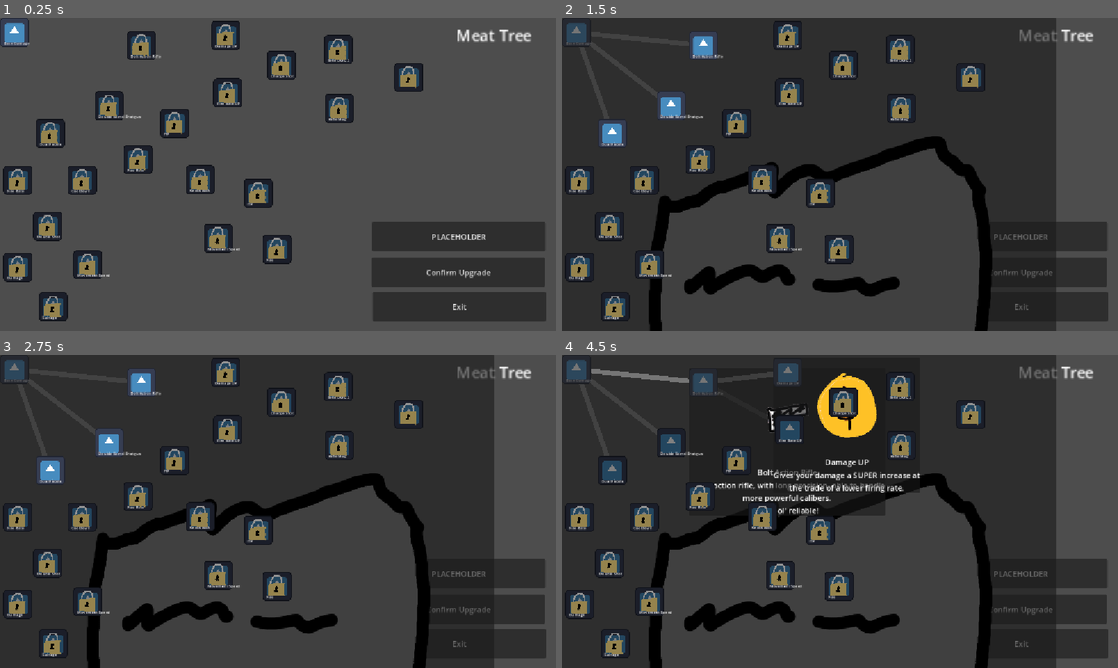
Above: before the commit, frames 1-4 (two rows, left to right).
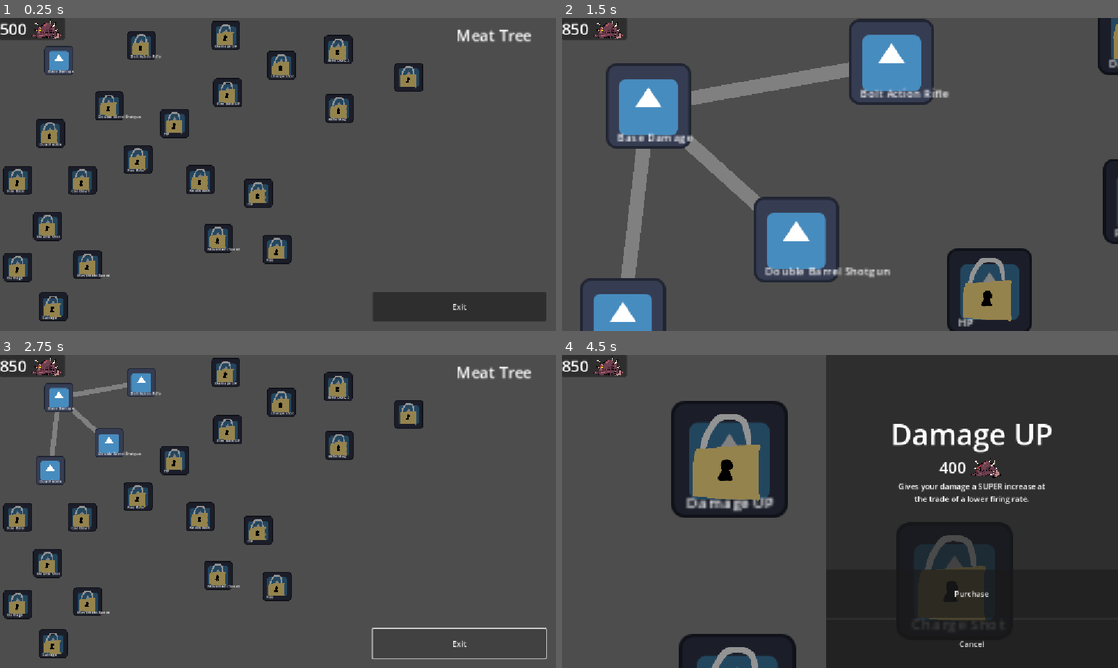
Above: after the commit, the same moments.

Repository: gmuGADIG/DEADSHOT
Game: Godot game, scene res://menu/skill_tree/skill_tree.tscn
The game is run twice, just before and just after one commit, with the same random seed, the same clock (stepped at 60 frames per second) and the same inputs. This scene is started directly instead of the project's main scene. The engine's default icon, where the game draws it, is replaced by a stand-in: a white triangle on a blue panel in a dark square.
Inputs (mouse positions are in pixels of both pictures, inside the frame that each line leads up to):
- Up to frame 1 (0.25 s): no input
- Up to frame 2 (1.5 s): click "Base Damage" at 0.5 s; click (973, 255) at 1.25 s, where only the run after the commit has a clickable "Purchase"
- Up to frame 3 (2.75 s): click "PLACEHOLDER" (after the commit: "Exit") at 2 s
- Up to frame 4 (4.5 s): click "Bolt Action Rifle" at 2.75 s; click (973, 642) at 3.5 s, where only the run after the commit has a clickable "Cancel"; click "Damage UP" at 4.25 s

The runs differ from the first frame. In frame 1, 6.9% of the frame differs, in the area x 0-98%, y 0-86%; in frame 2, 69%, in the area x 0-100%, y 0-100%; in frame 3, 56%; in frame 4, 60%.

Commit message:
Skill Popup & Selection

Diff:
--- a/menu/skill_tree/skill_button.gd
+++ b/menu/skill_tree/skill_button.gd
@@ -1,7 +1,9 @@
 extends TextureButton
 class_name Skill_Button
 
-signal purchase_made
+signal skill_pressed(skill_info : SkillDesc, location : Vector2)
+signal purchase_made(skill_uid : SkillSet.SkillUID)
+
 
 enum State{
 	UNSET,
@@ -12,7 +14,7 @@
 }
 
 
-@onready var Skill_Branch : Line2D = $Skill_Branch
+@onready var skill_branch : Line2D = Line2D.new()
 @export var dependencies : Array[Skill_Button]
 @export var itemDesc : SkillDesc
 
@@ -25,32 +27,33 @@
 				self_modulate = Color(1,0,0)
 			State.PURCHASED:
 				self_modulate = Color(1,1,1)
-				$Skill_Branch.default_color = Color(1,1,1)
-				$Skill_Branch.show()
+				skill_branch.default_color = Color(1,1,1)
+				skill_branch.show()
 				$LockIcon.hide()
 			State.AFFORDABLE:
 				self_modulate = Color(1,1,1)
-				$Skill_Branch.default_color = Color(0.5,0.5,0.5)
-				$Skill_Branch.show()
+				skill_branch.default_color = Color(0.5,0.5,0.5)
+				skill_branch.show()
 				$LockIcon.hide()
 			State.UNAFFORDABLE:
 				self_modulate = Color(0.5,0.5,0.5)
-				$Skill_Branch.default_color = Color(0.5,0.5,0.5)
-				$Skill_Branch.show()
+				skill_branch.default_color = Color(0.5,0.5,0.5)
+				skill_branch.show()
 				$LockIcon.hide()
 			State.LOCKED:
 				self_modulate = Color(0.5,0.5,0.5)
-				$Skill_Branch.hide()
+				skill_branch.hide()
 				$LockIcon.show()
 
 func _ready() -> void:
+	%SkillBranches.add_child(skill_branch)
+	#setup_popup()
 	update_purchase_state()
-	hide_popup()
 	$Label.text = itemDesc.skill_name
 	# Fix this, make sure line goes in correct place
 	for child in dependencies:
-		Skill_Branch.add_point(self.global_position + self.size/2)
-		Skill_Branch.add_point(child.global_position + child.size/2)
+		skill_branch.add_point(self.global_position + self.size/2)
+		skill_branch.add_point(child.global_position + child.size/2)
 
 func update_purchase_state() -> void:
 	if SkillSet.has_skill(itemDesc.skill_uid):
@@ -74,7 +77,16 @@
 
 
 func _on_pressed() -> void:
-	show_popup()
+	if Input.is_action_pressed("quick_purchase"):
+		attempt_purchase()
+	else:
+		indent()
+		skill_pressed.emit(self)
+
+
+	#if player level or prev skill is acheived, allow it, or deny it
+
+func attempt_purchase() -> void:
 	match state:
 		State.AFFORDABLE:
 			purchase()
@@ -84,14 +96,12 @@
 		State.PURCHASED:
 			indent()
 
-	#if player level or prev skill is acheived, allow it, or deny it
-
 func purchase() -> void:
 	##TODO: GRANT SKILL
 	print(itemDesc.skill_name)
 	Global.meat_currency -= itemDesc.skill_meat_cost
 	state = State.PURCHASED
-	purchase_made.emit()
+	purchase_made.emit(itemDesc.skill_uid)
 
 func indent() -> void:
 	var tween : Tween = get_tree().create_tween()
@@ -104,11 +114,7 @@
 	tween.tween_property(self,"rotation_degrees",-10, 0.07)
 	tween.tween_property(self,"rotation_degrees",0, 0.07)
 
-func show_popup() -> void:
-	$Skill_Popup.show()
-	$Skill_Popup/VBoxContainer/Name.text = itemDesc.skill_name
-	$Skill_Popup/VBoxContainer/Description.text = itemDesc.skill_description
-	$Skill_Popup/VBoxContainer/TextureRect.texture = itemDesc.skill_image
-
-func hide_popup() -> void:
-	$Skill_Branch.hide()
+#func setup_popup() -> void:
+	#$Skill_Popup/VBoxContainer/Name.text = itemDesc.skill_name
+	#$Skill_Popup/VBoxContainer/Description.text = itemDesc.skill_description
+	#$Skill_Popup/VBoxContainer/TextureRect.texture = itemDesc.skill_image
--- a/menu/skill_tree/skill_button.tscn
+++ b/menu/skill_tree/skill_button.tscn
@@ -1,9 +1,8 @@
-[gd_scene load_steps=5 format=3 uid="uid://7lrs6qjp01ku"]
+[gd_scene load_steps=4 format=3 uid="uid://7lrs6qjp01ku"]
 
 [ext_resource type="Texture2D" uid="uid://bwm425xkr0vcy" path="res://temp_art/icon.svg" id="1_tltrc"]
 [ext_resource type="Script" uid="uid://dnpj3weokw4ps" path="res://menu/skill_tree/skill_button.gd" id="2_k43o4"]
 [ext_resource type="Texture2D" uid="uid://bcudjyrfhmykx" path="res://temp_art/lock.png" id="3_ux1m3"]
-[ext_resource type="PackedScene" uid="uid://bymy1p32wkgqk" path="res://menu/skill_tree/skill_popup.tscn" id="4_tudnr"]
 
 [node name="skillButton" type="TextureButton"]
 custom_minimum_size = Vector2(60, 60)
@@ -35,27 +34,18 @@
 theme_override_font_sizes/font_size = 8
 text = "Skill Name"
 
-[node name="Skill_Branch" type="Line2D" parent="."]
-top_level = true
-z_index = -1
-
 [node name="LockIcon" type="TextureRect" parent="."]
+visible = false
 layout_mode = 1
 anchors_preset = 15
 anchor_right = 1.0
 anchor_bottom = 1.0
 grow_horizontal = 2
 grow_vertical = 2
+mouse_filter = 2
 texture = ExtResource("3_ux1m3")
 expand_mode = 1
 
-[node name="Skill_Popup" parent="." instance=ExtResource("4_tudnr")]
-visible = false
-layout_mode = 0
-anchors_preset = 0
-anchor_right = 0.0
-anchor_bottom = 0.0
-grow_horizontal = 1
-grow_vertical = 1
-
+[connection signal="mouse_entered" from="." to="." method="_on_mouse_entered"]
+[connection signal="mouse_exited" from="." to="." method="_on_mouse_exited"]
 [connection signal="pressed" from="." to="." method="_on_pressed"]
--- a/menu/skill_tree/skill_tree.gd
+++ b/menu/skill_tree/skill_tree.gd
@@ -1,6 +1,11 @@
 extends Control
 
 @export var skill_buttons : Array[Skill_Button]
+
+@export var zoom_strength : float = 6
+@export var zoom_offset : Vector2
+@export var zoom_time : float = 0.3
+var selected_skill_button : Skill_Button = null
 
 func _ready() -> void:
 	for child in $SkillButtons.get_children():
@@ -8,12 +13,44 @@
 			print("child")
 			skill_buttons.append(child)
 			child.update_purchase_state()
-			child.purchase_made.connect(on_purchase_made)
+			child.skill_pressed.connect(on_skill_pressed)
+			child.purchase_made.connect(on_skill_purchased)
 
 	##This has to happen after all the purchase states are set
+	update_state()
+
+func on_skill_pressed(skill_button : Skill_Button) -> void:
+	if selected_skill_button != null:
+		return
+	selected_skill_button = skill_button
+	$Overlay.show_skill_panel(skill_button.itemDesc)
+
+	var tween : Tween = get_tree().create_tween()
+	tween.tween_property(self,"scale",Vector2(zoom_strength,zoom_strength),zoom_time)
+	tween.parallel().tween_property(self,"position",-zoom_strength*(skill_button.global_position+zoom_offset),zoom_time)
+	#for skill_button : Skill_Button in skill_buttons:
+		#skill_button.update_state()
+
+
+func _on_purchase_pressed() -> void:
+	selected_skill_button.attempt_purchase()
+
+
+func on_skill_unselected() -> void:
+	if selected_skill_button == null:
+		return
+	selected_skill_button = null
+	$Overlay.hide_skill_panel()
+
+	var tween : Tween = get_tree().create_tween()
+	tween.tween_property(self,"scale",Vector2(1,1),zoom_time)
+	tween.parallel().tween_property(self,"position",Vector2.ZERO,zoom_time)
+
+func on_skill_purchased(skill : SkillSet.SkillUID) -> void:
+	SkillSet.add_skill(skill)
+	update_state()
+	on_skill_unselected()
+
+func update_state() -> void:
 	for skill_button : Skill_Button in skill_buttons:
 		skill_button.update_state()
-
-func on_purchase_made() -> void:
-	for skill_button : Skill_Button in skill_buttons:
-		skill_button.update_state()
--- a/menu/skill_tree/skill_tree.tscn
+++ b/menu/skill_tree/skill_tree.tscn
@@ -7,6 +7,8 @@
 [ext_resource type="Texture2D" uid="uid://54e4esurd3xm" path="res://temp_art/gartic/gun.png" id="5_3b2bh"]
 [ext_resource type="Texture2D" uid="uid://sxaysn4gqoxo" path="res://temp_art/gartic/coin.png" id="6_6jgdw"]
 [ext_resource type="Texture2D" uid="uid://cegfpthfj6eil" path="res://temp_art/gartic/godot_dead.png" id="6_ph0jt"]
+[ext_resource type="Script" uid="uid://g60bhhds87wx" path="res://menu/skill_tree/skill_tree_overlay.gd" id="8_oh6w3"]
+[ext_resource type="Texture2D" uid="uid://y1h3uww1jns7" path="res://world/enemy/meat/meat.png" id="8_yrbjn"]
 
 [sub_resource type="Resource" id="Resource_lmf3w"]
 script = ExtResource("4_8qlyr")
@@ -169,10 +171,18 @@
 skill_uid = 2097152
 metadata/_custom_type_script = "uid://ce2k6qyx3sk68"
 
+[sub_resource type="GDScript" id="GDScript_77k0x"]
+script/source = "extends PanelContainer
+
+func show_skill_panel(skill : SkillDesc) -> void:
+	pass
+"
+
 [node name="Skill_Tree" type="Control"]
 layout_mode = 3
 anchors_preset = 0
 script = ExtResource("1_dnamn")
+zoom_offset = Vector2(-15, -25)
 
 [node name="Background" type="ColorRect" parent="."]
 visible = false
@@ -181,29 +191,13 @@
 offset_bottom = 660.0
 color = Color(0, 0.2365942, 0.6779701, 1)
 
-[node name="Button" type="Button" parent="."]
-layout_mode = 0
-offset_left = 770.0
-offset_top = 496.0
-offset_right = 1129.0
-offset_bottom = 557.0
-text = "Confirm Upgrade"
-
-[node name="PurchaseButton" type="Button" parent="."]
+[node name="ExitButton" type="Button" parent="."]
 layout_mode = 0
 offset_left = 772.0
 offset_top = 567.0
 offset_right = 1131.0
 offset_bottom = 628.0
 text = "Exit"
-
-[node name="ExitButton" type="Button" parent="."]
-layout_mode = 0
-offset_left = 771.0
-offset_top = 422.0
-offset_right = 1130.0
-offset_bottom = 483.0
-text = "PLACEHOLDER"
 
 [node name="Meat Tree" type="Label" parent="."]
 layout_mode = 0
@@ -227,10 +221,10 @@
 anchors_preset = 0
 anchor_right = 0.0
 anchor_bottom = 0.0
-offset_left = 0.0
-offset_top = 0.0
-offset_right = 60.0
-offset_bottom = 60.0
+offset_left = 92.0
+offset_top = 58.0
+offset_right = 152.0
+offset_bottom = 118.0
 itemDesc = SubResource("Resource_lmf3w")
 
 [node name="R1" parent="SkillButtons" node_paths=PackedStringArray("dependencies") instance=ExtResource("2_3f6vw")]
@@ -485,6 +479,108 @@
 dependencies = [NodePath("../B4_1"), NodePath("../B4_2")]
 itemDesc = SubResource("Resource_a42n7")
 
-[connection signal="pressed" from="Button" to="." method="_on_load_save_button_pressed"]
-[connection signal="pressed" from="PurchaseButton" to="." method="_on_options_button_pressed"]
-[connection signal="pressed" from="ExitButton" to="." method="_on_quit_button_pressed"]
+[node name="Overlay" type="CanvasLayer" parent="."]
+script = ExtResource("8_oh6w3")
+
+[node name="SkillPanel" type="PanelContainer" parent="Overlay"]
+visible = false
+anchors_preset = -1
+anchor_left = 0.4748264
+anchor_right = 1.0
+anchor_bottom = 1.0
+grow_horizontal = 2
+grow_vertical = 2
+script = SubResource("GDScript_77k0x")
+metadata/_edit_use_anchors_ = true
+
+[node name="VSplitContainer" type="VSplitContainer" parent="Overlay/SkillPanel"]
+layout_mode = 2
+split_offset = 500
+
+[node name="Info" type="VBoxContainer" parent="Overlay/SkillPanel/VSplitContainer"]
+layout_mode = 2
+size_flags_horizontal = 4
+size_flags_vertical = 4
+theme_override_constants/separation = 5
+alignment = 1
+
+[node name="Name" type="Label" parent="Overlay/SkillPanel/VSplitContainer/Info"]
+layout_mode = 2
+theme_override_font_sizes/font_size = 60
+text = "[Insert Text
+Here Please]"
+horizontal_alignment = 1
+
+[node name="HBoxContainer" type="HBoxContainer" parent="Overlay/SkillPanel/VSplitContainer/Info"]
+layout_mode = 2
+alignment = 1
+
+[node name="Price" type="Label" parent="Overlay/SkillPanel/VSplitContainer/Info/HBoxContainer"]
+layout_mode = 2
+size_flags_vertical = 6
+theme_override_font_sizes/font_size = 32
+text = "500"
+horizontal_alignment = 1
+vertical_alignment = 1
+
+[node name="TextureRect" type="TextureRect" parent="Overlay/SkillPanel/VSplitContainer/Info/HBoxContainer"]
+layout_mode = 2
+texture = ExtResource("8_yrbjn")
+expand_mode = 3
+stretch_mode = 5
+
+[node name="Description" type="Label" parent="Overlay/SkillPanel/VSplitContainer/Info"]
+layout_mode = 2
+size_flags_vertical = 6
+text = "1 infinfofnniinfoninfo
+2 here is the info on the gun (:
+4 its schmeat that it cosrst.
+5 ggggggggggggggggggggg
+6 ggggggggggggggggggggggg"
+horizontal_alignment = 1
+vertical_alignment = 1
+
+[node name="Options" type="VBoxContainer" parent="Overlay/SkillPanel/VSplitContainer"]
+layout_mode = 2
+size_flags_vertical = 10
+alignment = 1
+
+[node name="Purchase" type="Button" parent="Overlay/SkillPanel/VSplitContainer/Options"]
+custom_minimum_size = Vector2(0, 100)
+layout_mode = 2
+size_flags_vertical = 4
+text = "Purchase"
+
+[node name="Cancel" type="Button" parent="Overlay/SkillPanel/VSplitContainer/Options"]
+custom_minimum_size = Vector2(0, 100)
+layout_mode = 2
+text = "Cancel"
+
+[node name="MeatDisplay" type="PanelContainer" parent="Overlay"]
+offset_right = 40.0
+offset_bottom = 40.0
+
+[node name="HBoxContainer" type="HBoxContainer" parent="Overlay/MeatDisplay"]
+layout_mode = 2
+alignment = 1
+
+[node name="OwnedMeat" type="Label" parent="Overlay/MeatDisplay/HBoxContainer"]
+layout_mode = 2
+size_flags_vertical = 6
+theme_override_font_sizes/font_size = 32
+text = "500"
+horizontal_alignment = 1
+vertical_alignment = 1
+
+[node name="TextureRect" type="TextureRect" parent="Overlay/MeatDisplay/HBoxContainer"]
+layout_mode = 2
+texture = ExtResource("8_yrbjn")
+expand_mode = 3
+stretch_mode = 5
+
+[node name="SkillBranches" type="Node2D" parent="."]
+unique_name_in_owner = true
+z_index = -1
+
+[connection signal="pressed" from="Overlay/SkillPanel/VSplitContainer/Options/Purchase" to="." method="_on_purchase_pressed"]
+[connection signal="pressed" from="Overlay/SkillPanel/VSplitContainer/Options/Cancel" to="." method="on_skill_unselected"]
--- /dev/null
+++ b/menu/skill_tree/skill_tree_overlay.gd
@@ -0,0 +1,16 @@
+extends CanvasLayer
+
+func _ready() -> void:
+	Global.meat_changed.connect(update_meat_display)
+
+func update_meat_display() -> void:
+	$MeatDisplay/HBoxContainer/OwnedMeat.text = str(Global.meat_currency)
+
+func show_skill_panel(skill : SkillDesc) -> void:
+	$SkillPanel/VSplitContainer/Info/Name.text = skill.skill_name
+	$SkillPanel/VSplitContainer/Info/HBoxContainer/Price.text = str(skill.skill_meat_cost)
+	$SkillPanel/VSplitContainer/Info/Description.text = skill.skill_description
+	$SkillPanel.show()
+
+func hide_skill_panel() -> void:
+	$SkillPanel.hide()
--- a/project.godot
+++ b/project.godot
@@ -97,6 +97,11 @@
 "events": [Object(InputEventKey,"resource_local_to_scene":false,"resource_name":"","device":-1,"window_id":0,"alt_press …(191 unchanged characters)…
 ]
 }
+quick_purchase={
+"deadzone": 0.2,
+"events": [Object(InputEventKey,"resource_local_to_scene":false,"resource_name":"","device":-1,"window_id":0,"alt_pressed":false,"shift_pressed":false,"ctrl_pressed":false,"meta_pressed":false,"pressed":false,"keycode":0,"physical_keycode":4194325,"key_label":0,"unicode":0,"location":0,"echo":false,"script":null)
+]
+}
 
 [input_devices]
 
--- a/systems/globals.gd
+++ b/systems/globals.gd
@@ -1,6 +1,11 @@
 extends Node
+
+signal meat_changed
 
 @warning_ignore("unused_signal")
 signal encounter_object_killed(obj: EncounterObject)
 
-var meat_currency:int = 1000
+var meat_currency:int = 1000:
+	set(new_val):
+		meat_currency = new_val
+		meat_changed.emit()
Not shown: 1 places in menu/skill_tree/skill_tree.tscn that only renumber resources
Not shown, added: menu/skill_tree/skill_tree_overlay.gd.uid
